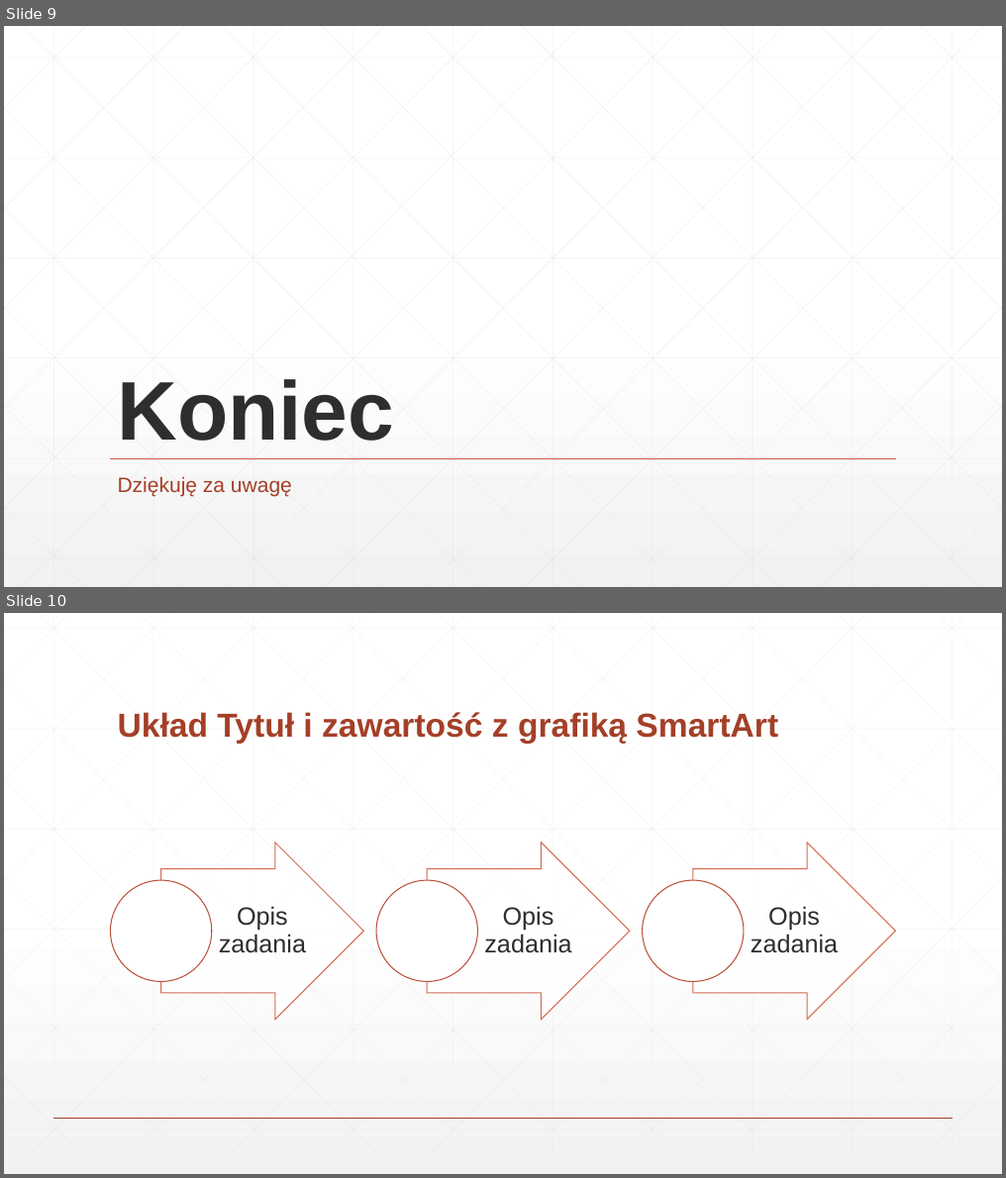
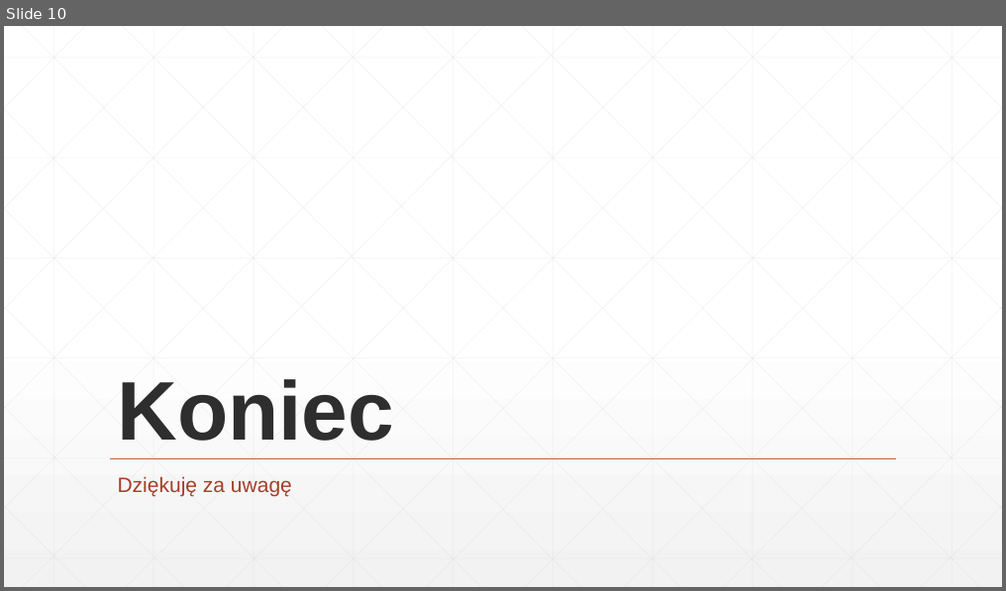
Before and after one commit to Xenvar2307/MiSK-project, a slide deck: Materiały/Prezentacja.pptx. Shown one above the other, each under a label of ours: slides 9 and 10 before the commit, slide 10 after it. The pictures are 1006x1178 and 1006x591 pixels, drawn with LibreOffice and Linux fonts; fonts in the diff are those of the drawing. Boxes give left, top, right and bottom in pixels: in the first picture for what was removed or moved away, otherwise in the second. Text is boxed around its words. In the diff, an @@ line names an element or a change of style, - is before the commit and + after.

```diff
--- a/Materiały/Prezentacja.pptx
+++ b/Materiały/Prezentacja.pptx
@@ slide 10 removed at [4,613,1002,1174], background gradient #FFFFFF to #F2F2F2 @@
@@ title removed at [118,712,778,744] @@
-Układ Tytuł i zawartość z grafiką SmartArt
@@ group removed at [110,843,896,1020]: 3 right arrows, 3 texts, 3 ellipses @@
-Opis zadania
-Opis zadania
-Opis zadania
@@ group removed at [4,613,1002,1158]: 46 lines @@
@@ line removed from (54, 1118) to (952, 1118) @@
@@ what was slide 9 is now slide 10 @@
```
Also in this commit, not shown: 1 slide changed, 2 slides added, 7 other slides removed, 3 other files.
